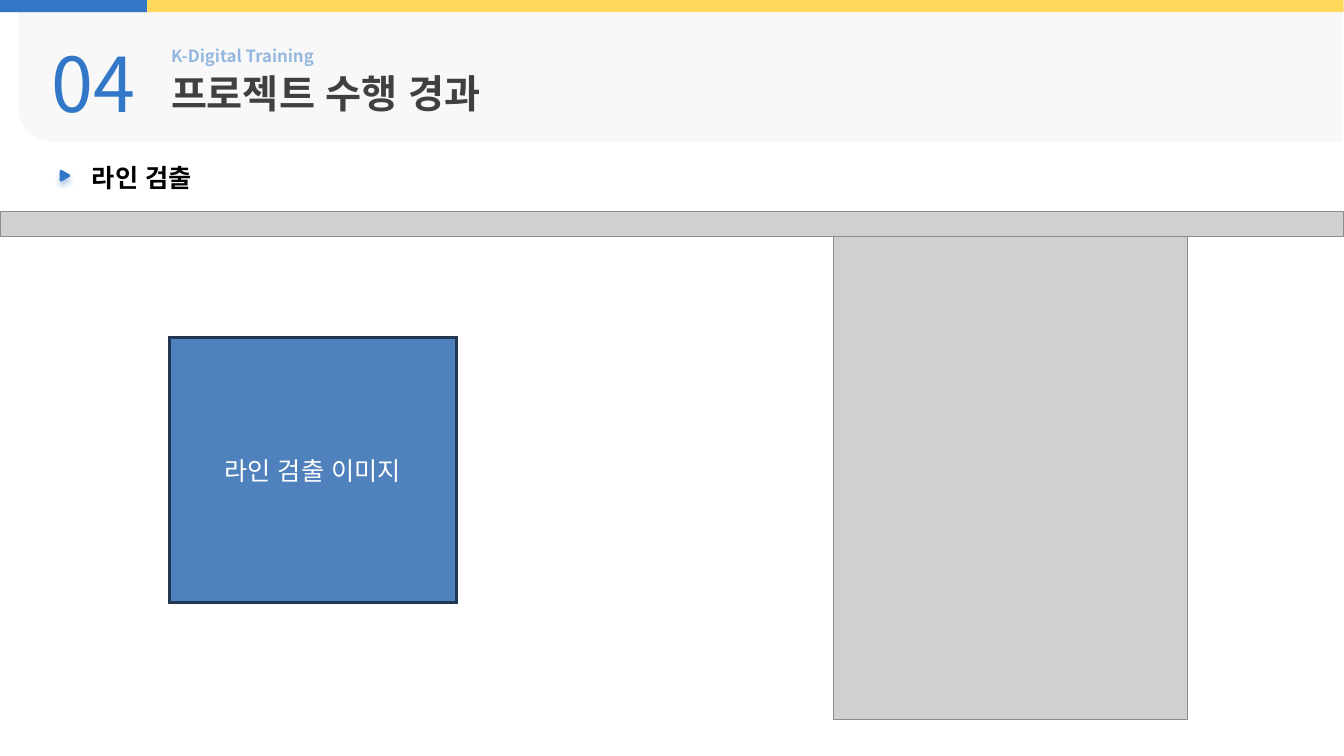
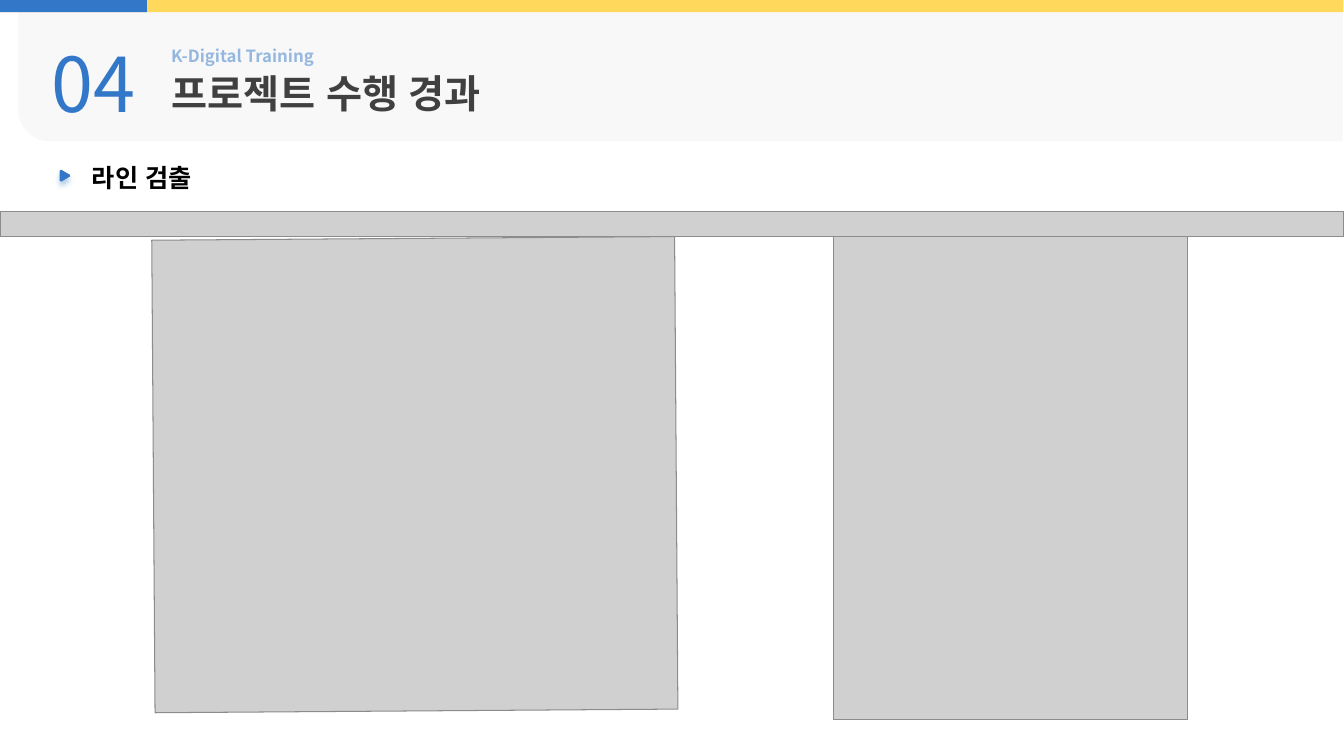
Before and after one commit to kiw331/turtlebot3-autonomy, a slide deck: slide 14 of docs/2차발표_3.pptx (slide 11 before the commit). Drawn at 1344x756 pixels with LibreOffice and Linux fonts; fonts in the diff are those of the drawing; grey boxes stand for pictures; background and template pictures are left out. Boxes give left, top, right and bottom in pixels: in the first picture for what was removed or moved away, otherwise in the second. Text is boxed around its words. In the diff, an @@ line names an element or a change of style, - is before the commit and + after.

```diff
--- a/docs/2차발표_3.pptx
+++ b/docs/2차발표_3.pptx
@@ picture added at (152,237,678,714) @@
@@ rectangle removed at (169,338,457,603) @@
-라인 검출 이미지
```
Also in this commit, not shown: 3 other slides changed, 3 slides added.
